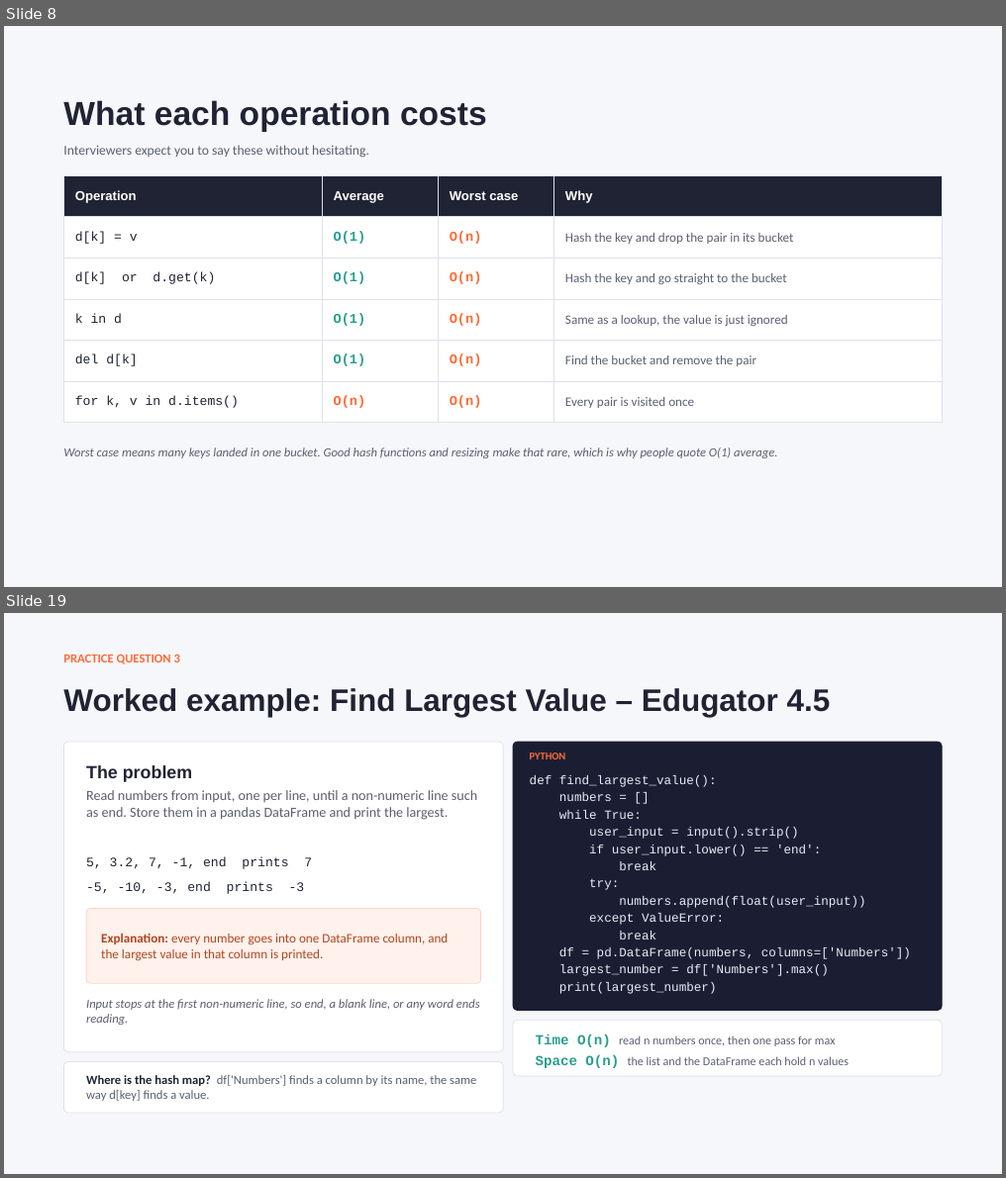
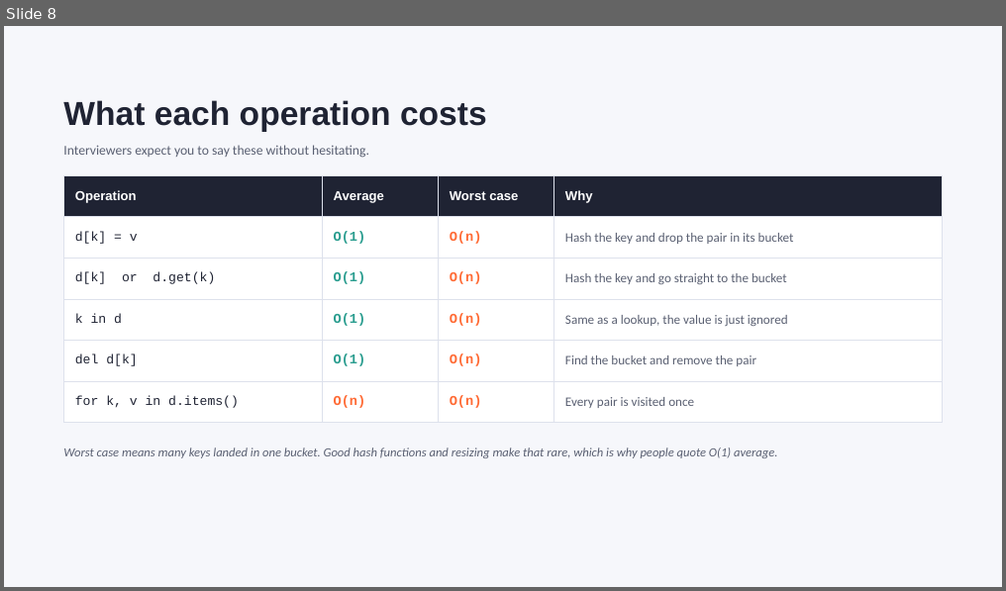
Before and after one commit to kapooramanpreet/TechnicalInterview101, a slide deck: assets/slides/Technical_Interview_101_Hash Tables.pptx. Shown one above the other, each under a label of ours: slides 8 and 19 before the commit, slide 8 after it; the slides between them are not shown. The pictures are 1006x1178 and 1006x591 pixels, drawn with LibreOffice and Linux fonts; fonts in the diff are those of the drawing. Boxes give left, top, right and bottom in pixels: in the first picture for what was removed or moved away, otherwise in the second. Text is boxed around its words. In the diff, an @@ line names an element or a change of style, - is before the commit and + after.

```diff
--- a/assets/slides/Technical_Interview_101_Hash Tables.pptx
+++ b/assets/slides/Technical_Interview_101_Hash Tables.pptx
@@ slide 19 removed at <box>4,613,1002,1174</box>, background #F6F7FB @@
@@ text removed at <box>63,654,180,664</box> @@
-PRACTICE QUESTION 3
@@ title removed at <box>63,688,831,717</box> @@
-Worked example: Find Largest Value – Edugator 4.5
@@ rounded rectangle removed at <box>63,742,503,1053</box> @@
@@ rounded rectangle removed at <box>513,742,943,1011</box> @@
@@ text removed at <box>530,753,566,760</box> @@
-PYTHON
@@ text removed at <box>86,765,192,782</box> @@
-The problem
@@ text removed at <box>86,790,477,820</box> @@
-Read numbers from input, one per line, until a non-numeric line such as end. Store them in a pandas DataFrame and print the largest.
@@ text removed at <box>530,775,911,994</box> @@
-def find_largest_value():
-numbers = []
-while True:
-user_input = input().strip()
-if user_input.lower() == 'end':
-break
-try:
-numbers.append(float(user_input))
-except ValueError:
-break
-df = pd.DataFrame(numbers, columns=['Numbers'])
-largest_number = df['Numbers'].max()
-print(largest_number)
@@ text removed at <box>86,858,312,869</box> @@
-5, 3.2, 7, -1, end prints 7
@@ text removed at <box>86,881,305,894</box> @@
--5, -10, -3, end prints -3
@@ rounded rectangle removed at <box>86,909,481,983</box> @@
@@ text removed at <box>101,933,448,961</box> @@
-Explanation: every number goes into one DataFrame column, and the largest value in that column is printed.
@@ text removed at <box>86,999,480,1025</box> @@
-Input stops at the first non-numeric line, so end, a blank line, or any word ends reading.
@@ rounded rectangle removed at <box>513,1020,943,1076</box> @@
@@ text removed at <box>536,1035,848,1068</box> @@
-Time O(n) read n numbers once, then one pass for max
-Space O(n) the list and the DataFrame each hold n values
@@ rounded rectangle removed at <box>63,1062,503,1113</box> @@
@@ text removed at <box>86,1075,476,1101</box> @@
-Where is the hash map? df['Numbers'] finds a column by its name, the same way d[key] finds a value.
```
Also in this commit, not shown: 11 slides changed, 6 slides added, 2 other slides removed.
